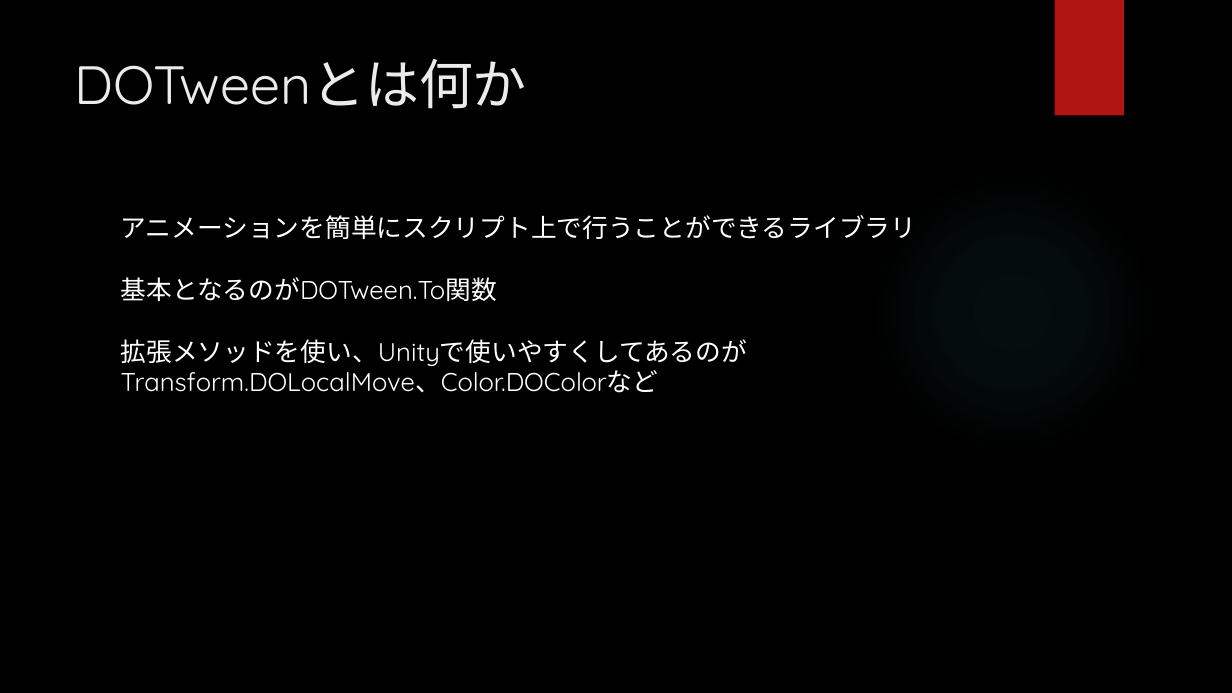
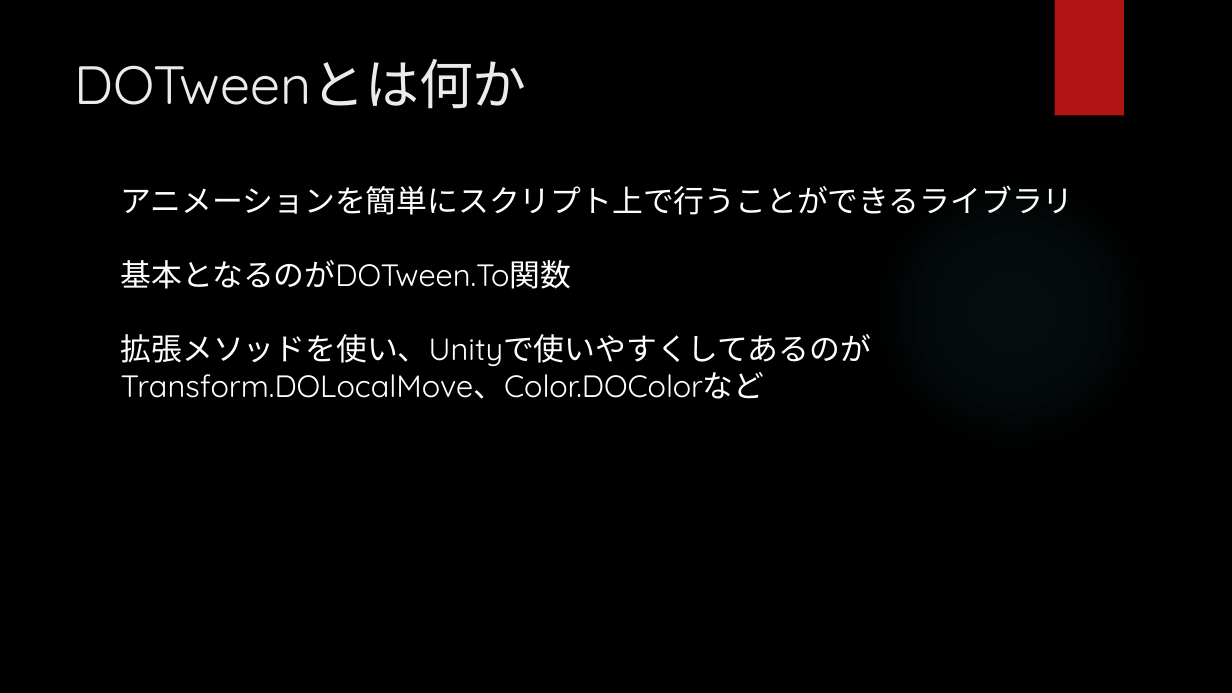
Before and after one commit to hopesnow/Study, a slide deck: slide 2 of RHStudy/Documents/プレゼンテーション1.pptx. Drawn at 1232x693 pixels with LibreOffice and Linux fonts; fonts in the diff are those of the drawing; background and template pictures are left out. Boxes give left, top, right and bottom in pixels: in the first picture for what was removed or moved away, otherwise in the second. Text is boxed around its words. In the diff, an @@ line names an element or a change of style, - is before the commit and + after.

```diff
--- a/RHStudy/Documents/プレゼンテーション1.pptx
+++ b/RHStudy/Documents/プレゼンテーション1.pptx
@@ text "アニメーションを簡単にスクリプト上で行うことができるライブラリ": place and size @@
-text "アニメーションを簡単にスクリプト上で行うことができるライブラリ" at (121,215,916,393)
+text "アニメーションを簡単にスクリプト上で行うことができるライブラリ" at (121,186,1074,399)
@@ text "アニメーションを簡単にスクリプト上で行うことができるライブラリ" at (121,186,1074,399): size 20 to 24 pt @@
```
Also in this commit, not shown: 6 other slides changed, 4 slides added, 2 slides removed, 1 other file.
